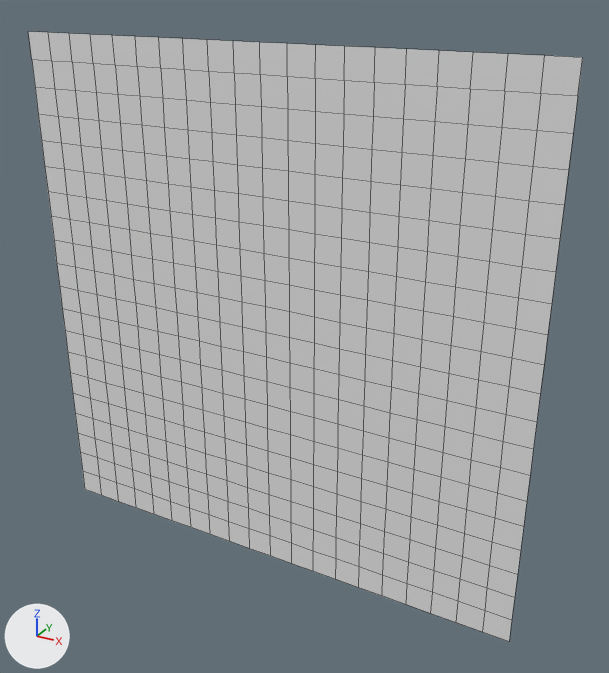
What one commit did to the OBJ model Assets/Tiled2Unity/Meshes/sandy_rocky_small.obj.
Camera for both pictures: a camera (50 mm lens) standing at (242.0, -1203.0, 111.0) and looking at (-437.0, 32.0, -507.0). Every picture has the same lights, and +X, +Y and +Z are marked at lower left. Mesh edges are drawn as thin lines. Where no turn or scale is listed for an object, it has been applied to the vertices.

Script lines for the objects in view, before the commit:
```python
me_sandy_rocky_small = bpy.data.meshes.new('sandy_rocky_small')
me_sandy_rocky_small.from_pydata(...)  # 441 vertices, 400 faces; spans x -1000.0..0.0, y 0.0, z -1000.0..0.0
ob_sandy_rocky_small = bpy.data.objects.new('sandy_rocky_small', me_sandy_rocky_small)
ob_sandy_rocky_small.location = (0.0, 0.0, 0.0)
```
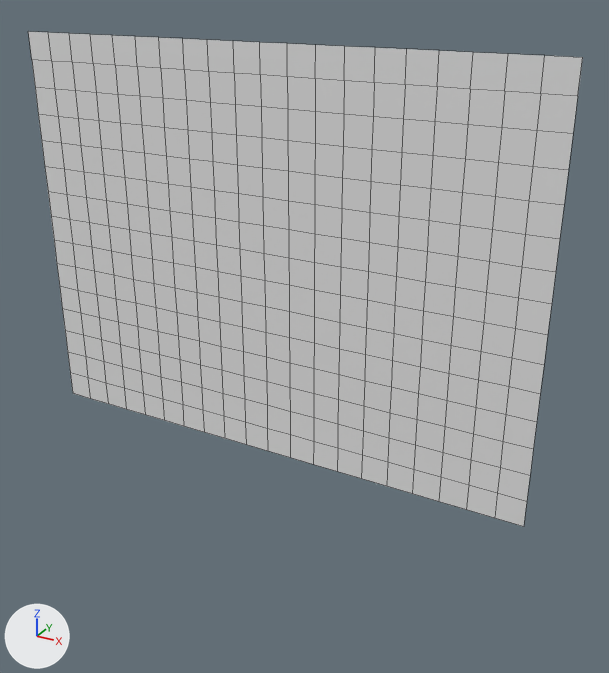
What differs and where, as boxes [x1, y1, x2, y2] in the pictures (609 x 673 px):
'sandy_rocky_small', reshaped (19% shorter)
    before: [28, 31, 583, 641]
    after: [28, 31, 583, 526]
part 1 of me_sandy_rocky_small, deleted
    before: [73, 394, 524, 641]

Edits to the bpy script that builds the scene:
```text
Change me_sandy_rocky_small:
    used by ob_sandy_rocky_small; location = (0.0, 0.0, 0.0)
    remove me_sandy_rocky_small.from_pydata(...)  # 441 vertices, 400 faces; spans x -1000.0..0.0, y 0.0, z -1000.0..0.0
    add me_sandy_rocky_small.from_pydata(...)  # 336 vertices, 300 faces; spans x -1000.0..0.0, y 0.0, z -750.0..0.0
    me_sandy_rocky_small part 1
    105 vertices are removed from x -1000.0..0.0, y 0.0, z -1000.0..-800.0
    100 faces are deleted
```
